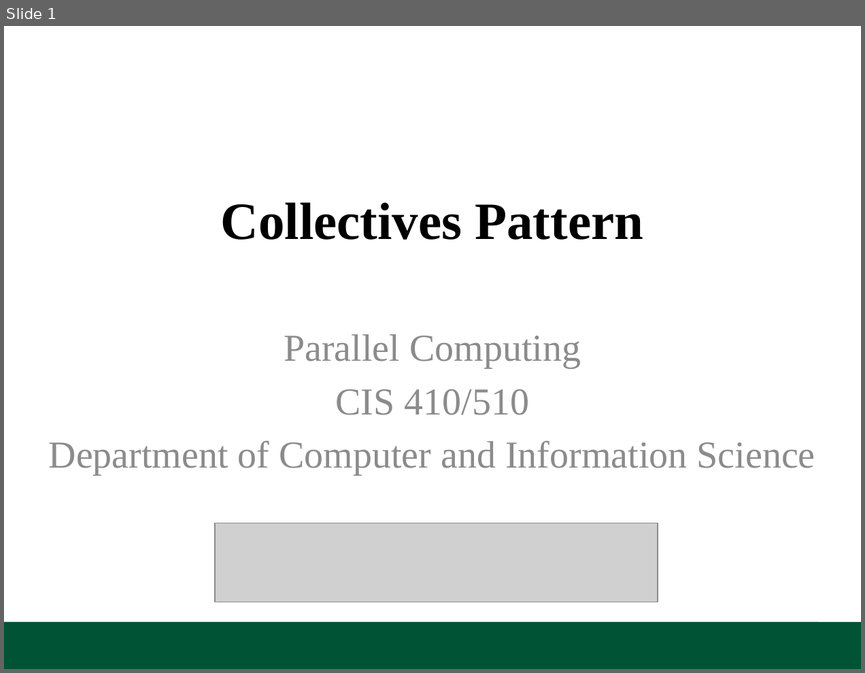
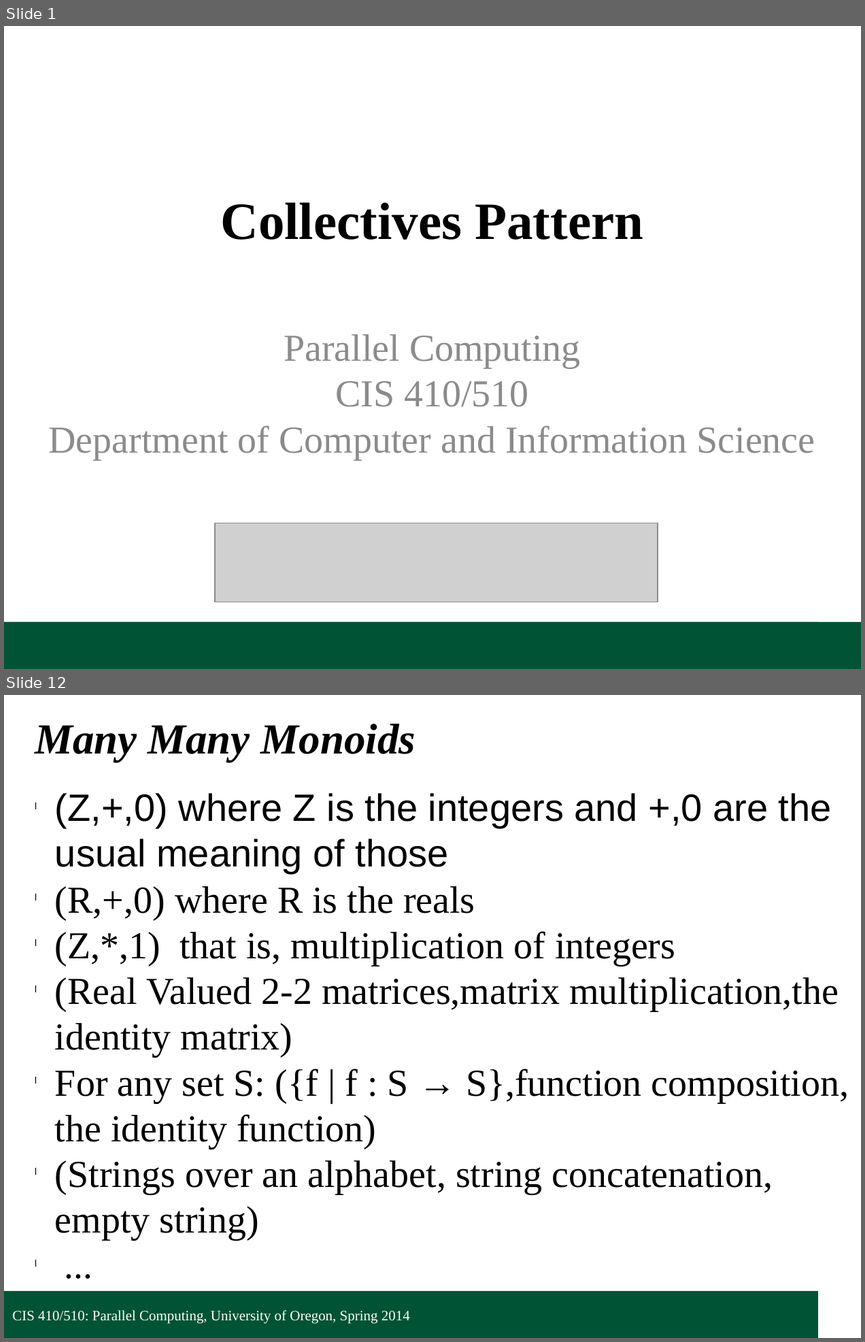
Before and after one commit to UOregonParallel/CourseMaterials, a slide deck: lecture_content/classSlides/2_collectivesPattern/collectivesPattern.pptx. Shown one above the other, each under a label of ours: slide 1 before the commit, slides 1 and 12 after it; the slides between them are not shown. The pictures are 865x673 and 865x1342 pixels, drawn with LibreOffice and Linux fonts; fonts in the diff are those of the drawing; grey boxes stand for pictures; background and template pictures are left out. Boxes give left, top, right and bottom in pixels: in the first picture for what was removed or moved away, otherwise in the second. Text is boxed around its words. In the diff, an @@ line names an element or a change of style, - is before the commit and + after.

```diff
--- a/lecture_content/classSlides/2_collectivesPattern/collectivesPattern.pptx
+++ b/lecture_content/classSlides/2_collectivesPattern/collectivesPattern.pptx
@@ slide 12 added at [4,695,861,1338], background #FFFFFF; not listed: 1 template element that a slide beside it also shows @@
@@ text added at [35,724,415,762], 36 pt, text #000000, bold, italic @@
+Many Many Monoids
@@ text added at [55,793,849,1240], 32 pt, text #000000 @@
+l (Z,+,0) where Z is the integers and +,0 are the usual meaning of those
+l (R,+,0) where R is the reals
+l (Z,*,1) that is, multiplication of integers
+l (Real Valued 2-2 matrices,matrix multiplication,the identity matrix)
+l For any set S: ({f | f : S → S},function composition, the identity function)
+l (Strings over an alphabet, string concatenation, empty string)
+l ...
@@ text added at [12,1310,410,1323], 12 pt, text #FFFFFF @@
+CIS 410/510: Parallel Computing, University of Oregon, Spring 2014
@@ slide 1 changed as well @@
@@ text "Parallel Computing" at [48,334,815,459]: text colour #8C8C8C to #8B8B8B; less space between paragraphs @@
```
Also in this commit, not shown: 3 other slides changed, 35 other slides added, 1 other file.
